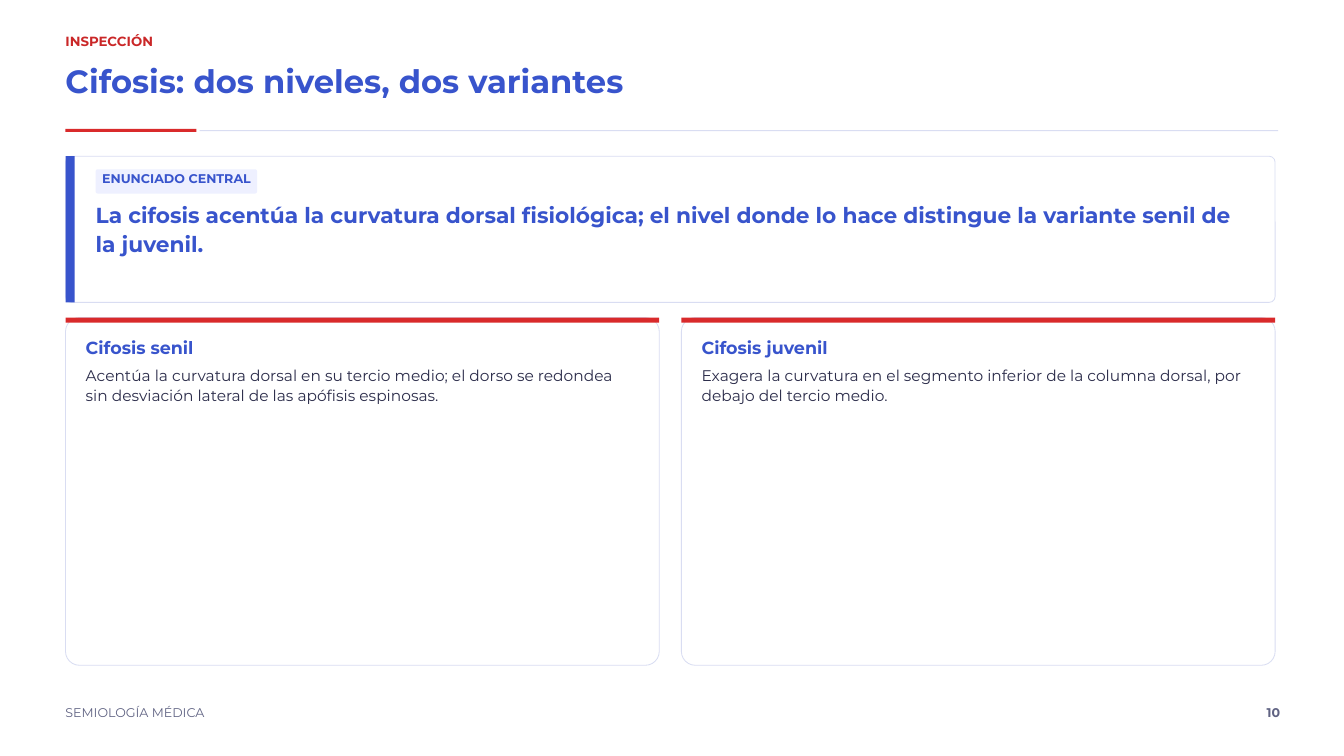
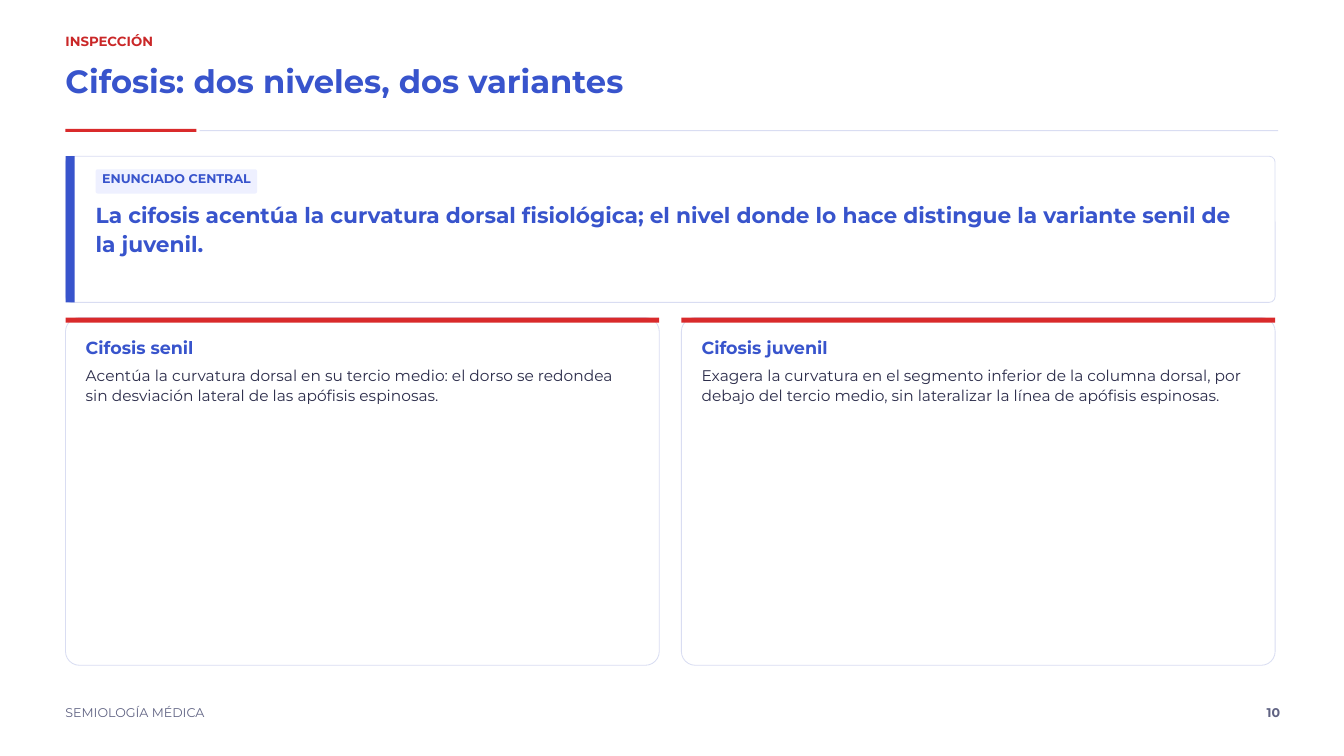
Before and after one commit to rpsin9096/slide-repo-v1, a slide deck: slide 10 of decks/semiotecnia-torax/semiotecnia_del_torax.pptx. Drawn at 1344x756 pixels with LibreOffice and Linux fonts; fonts in the diff are those of the drawing. Boxes give left, top, right and bottom in pixels: in the first picture for what was removed or moved away, otherwise in the second. Text is boxed around its words. In the diff, an @@ line names an element or a change of style, - is before the commit and + after.

```diff
--- a/decks/semiotecnia-torax/semiotecnia_del_torax.pptx
+++ b/decks/semiotecnia-torax/semiotecnia_del_torax.pptx
@@ text at (x1=86, y1=369, x2=613, y2=404): text changed @@
-Acentúa la curvatura dorsal en su tercio medio; el dorso se redondea sin desviación lateral de las apófisis espinosas.
+Acentúa la curvatura dorsal en su tercio medio: el dorso se redondea sin desviación lateral de las apófisis espinosas.
@@ text at (x1=702, y1=369, x2=1241, y2=404): text changed @@
-Exagera la curvatura en el segmento inferior de la columna dorsal, por debajo del tercio medio.
+Exagera la curvatura en el segmento inferior de la columna dorsal, por debajo del tercio medio, sin lateralizar la línea de apófisis espinosas.
```
Also in this commit, not shown: 5 other slides changed, 5 other files.
